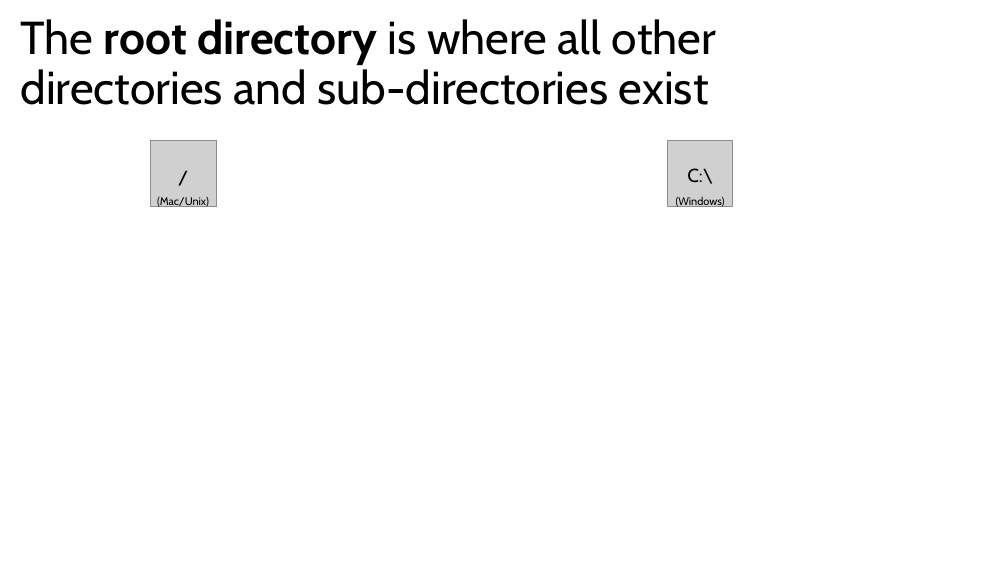
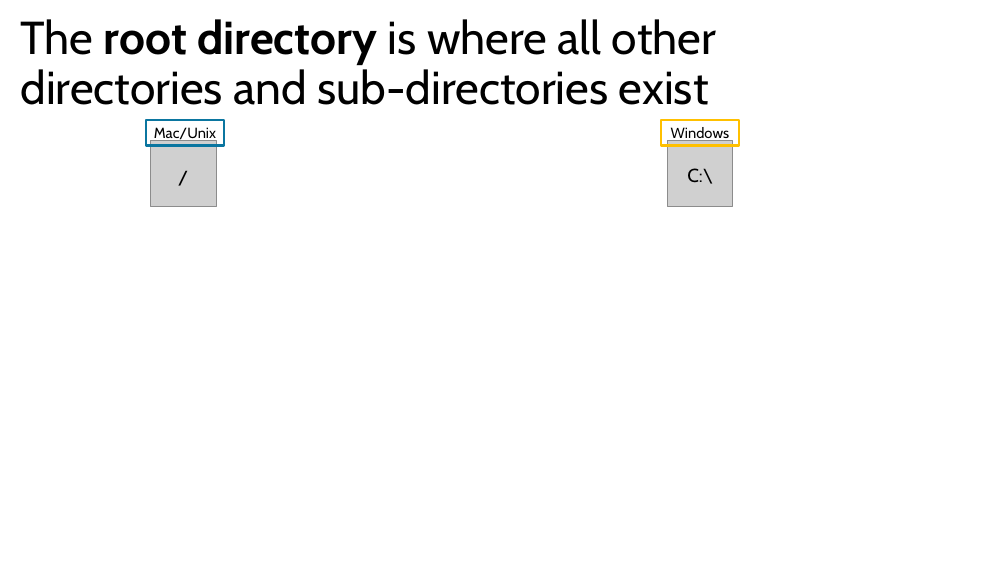
Before and after one commit to harvardinformatics/short-trainings, a slide deck: slide 12 of cmd-line-101/filesystems.pptx. Drawn at 1008x567 pixels with LibreOffice and Linux fonts; fonts in the diff are those of the drawing; grey boxes stand for pictures. Boxes give left, top, right and bottom in pixels: in the first picture for what was removed or moved away, otherwise in the second. Text is boxed around its words. In the diff, an @@ line names an element or a change of style, - is before the commit and + after.

```diff
--- a/cmd-line-101/filesystems.pptx
+++ b/cmd-line-101/filesystems.pptx
@@ rectangle "Mac/Unix": place and size @@
-rectangle "Mac/Unix" at <box>157,197,209,208</box>
+rectangle "Mac/Unix" at <box>146,120,225,146</box>
@@ rectangle "Mac/Unix" at <box>146,120,225,146</box>: outline none to #0B76A0 2 pt @@
@@ text in rectangle at <box>154,127,216,142</box>: text changed; size 10.5 to 14 pt @@
-(Mac/Unix)
+Mac/Unix
@@ rectangle "Windows": place and size @@
-rectangle "Windows" at <box>676,197,725,208</box>
+rectangle "Windows" at <box>661,120,740,146</box>
@@ rectangle "Windows" at <box>661,120,740,146</box>: outline none to #FFC000 2 pt @@
@@ text in rectangle at <box>671,127,730,142</box>: text changed; size 10.5 to 14 pt @@
-(Windows)
+Windows
```
Also in this commit, not shown: 2 other slides changed, 32 slides added.
